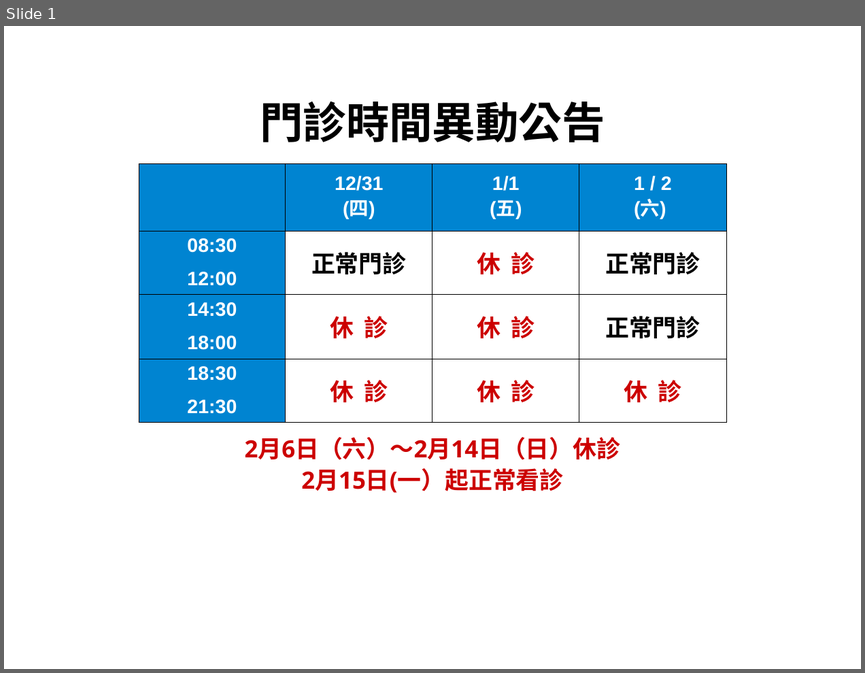
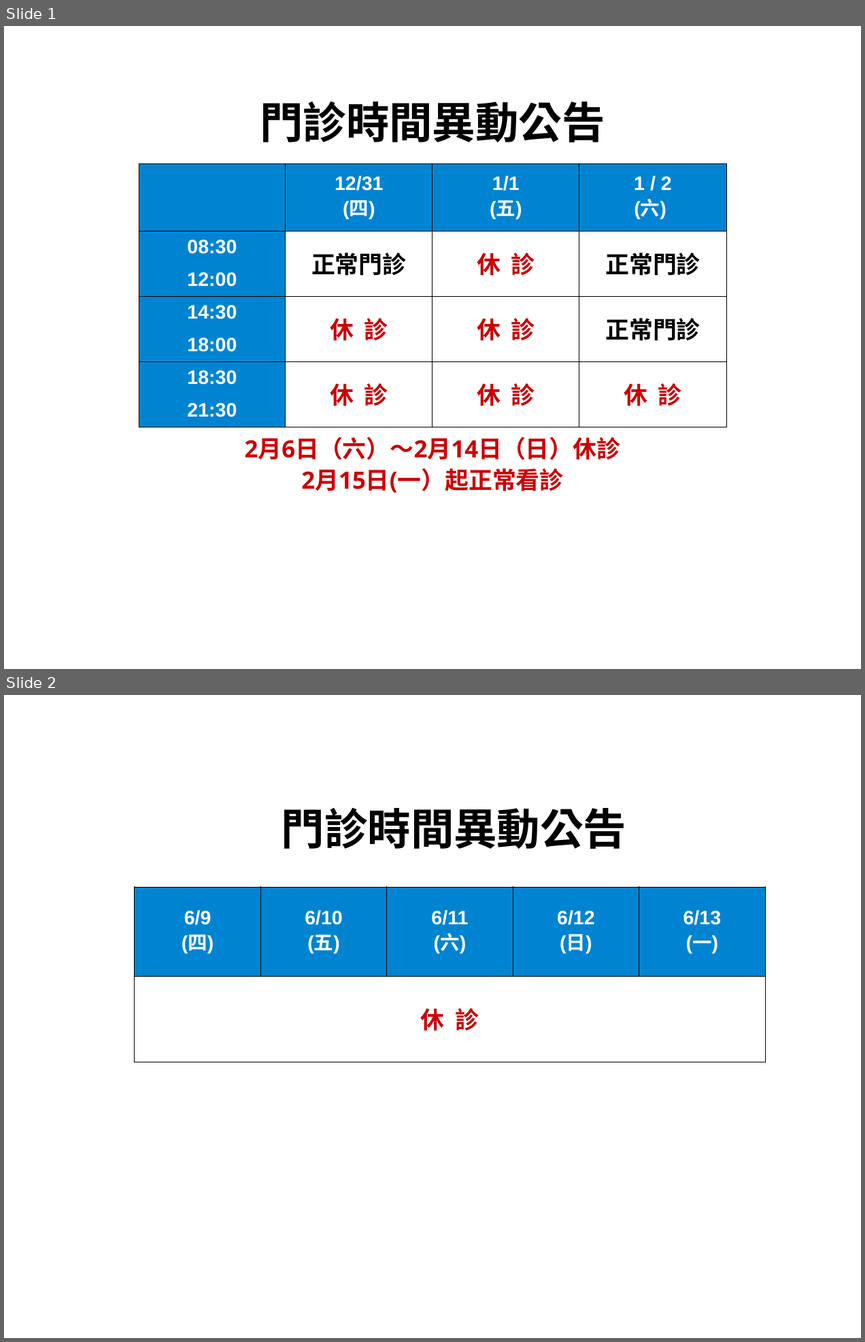
Before and after one commit to charming-clinic/charming-clinic.github.io, a slide deck: image/time2016.ppt. Shown one above the other, each under a label of ours: slide 1 before the commit, slides 1 and 2 after it. The pictures are 865x673 and 865x1342 pixels, drawn with LibreOffice and Linux fonts; fonts in the diff are those of the drawing. Boxes give left, top, right and bottom in pixels: in the first picture for what was removed or moved away, otherwise in the second. Text is boxed around its words. In the diff, an @@ line names an element or a change of style, - is before the commit and + after.

```diff
--- a/image/time2016.ppt
+++ b/image/time2016.ppt
@@ slide 2 added at (4,695,861,1338), background #FFFFFF @@
@@ title added at (281,808,626,849), 40 pt, text #000000, bold @@
+門診時間異動公告
@@ table added at (135,887,764,1062), 2 rows, 5 columns @@
+6/9 / (四) | 6/10 / (五) | 6/11 / (六) | 6/12 / (日) | 6/13 / (一)
+休 診 |  |  |  | 
@@ slide 1 changed as well @@
@@ table: place and size @@
-table at (139,163,726,422)
+table at (139,163,726,427)
```
Also in this commit, not shown: 3 other files.
